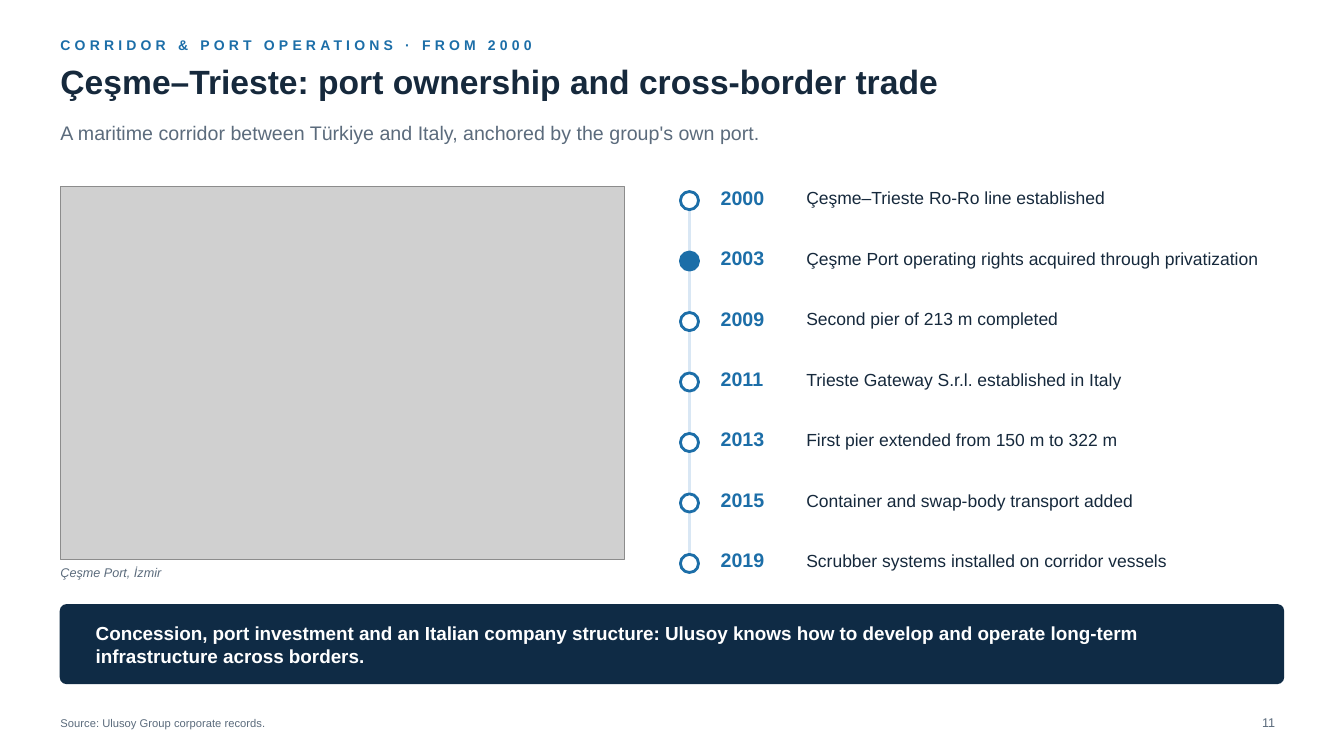
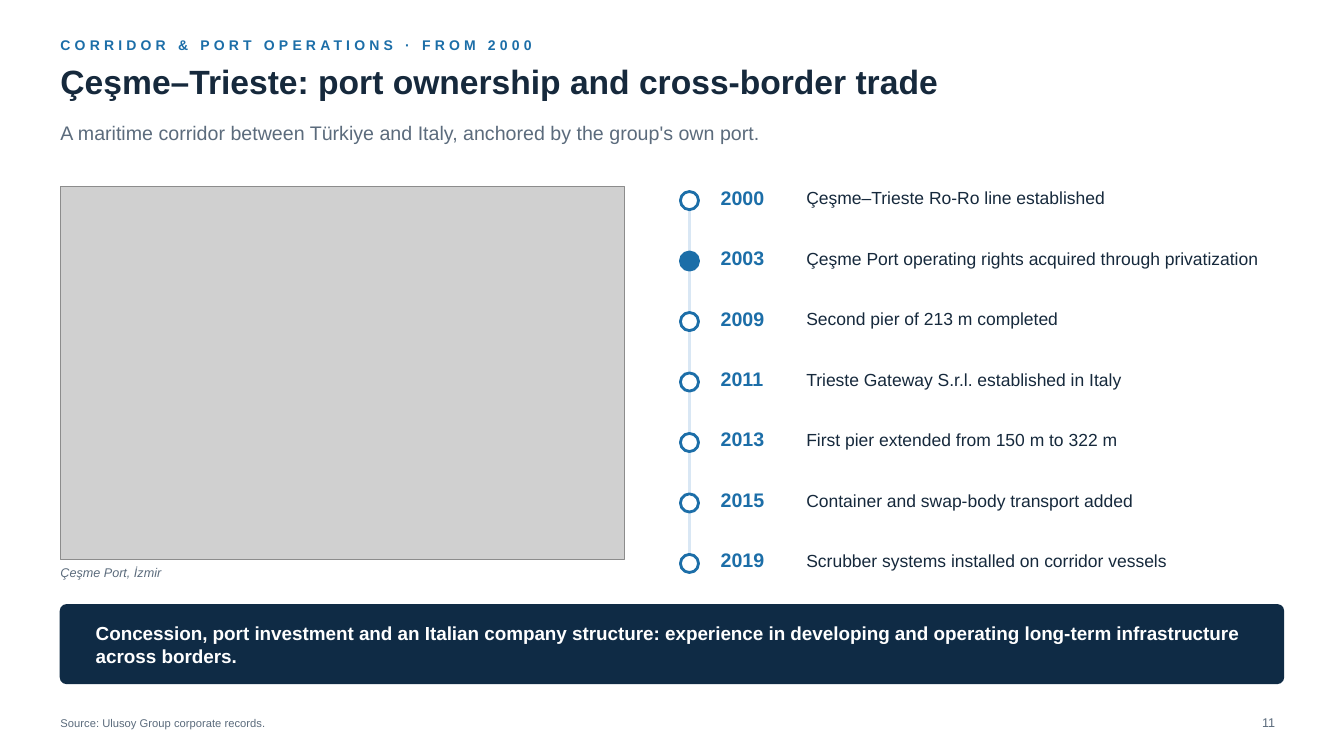
Before and after one commit to taimoorRazi/MultiTransformer, a slide deck: slide 11 of TBEA_HQ_Partnership_v2/Ulusoy - TBEA Partnership.pptx. Drawn at 1344x756 pixels with LibreOffice and Linux fonts; fonts in the diff are those of the drawing; grey boxes stand for pictures; background and template pictures are left out. Boxes give left, top, right and bottom in pixels: in the first picture for what was removed or moved away, otherwise in the second. Text is boxed around its words. In the diff, an @@ line names an element or a change of style, - is before the commit and + after.

```diff
--- a/TBEA_HQ_Partnership_v2/Ulusoy - TBEA Partnership.pptx
+++ b/TBEA_HQ_Partnership_v2/Ulusoy - TBEA Partnership.pptx
@@ text at (96,626,1238,663): text changed @@
-Concession, port investment and an Italian company structure: Ulusoy knows how to develop and operate long-term infrastructure across borders.
+Concession, port investment and an Italian company structure: experience in developing and operating long-term infrastructure across borders.
```
Also in this commit, not shown: 25 other slides changed, 1 slide added, 5 slides removed, 17 other files.
